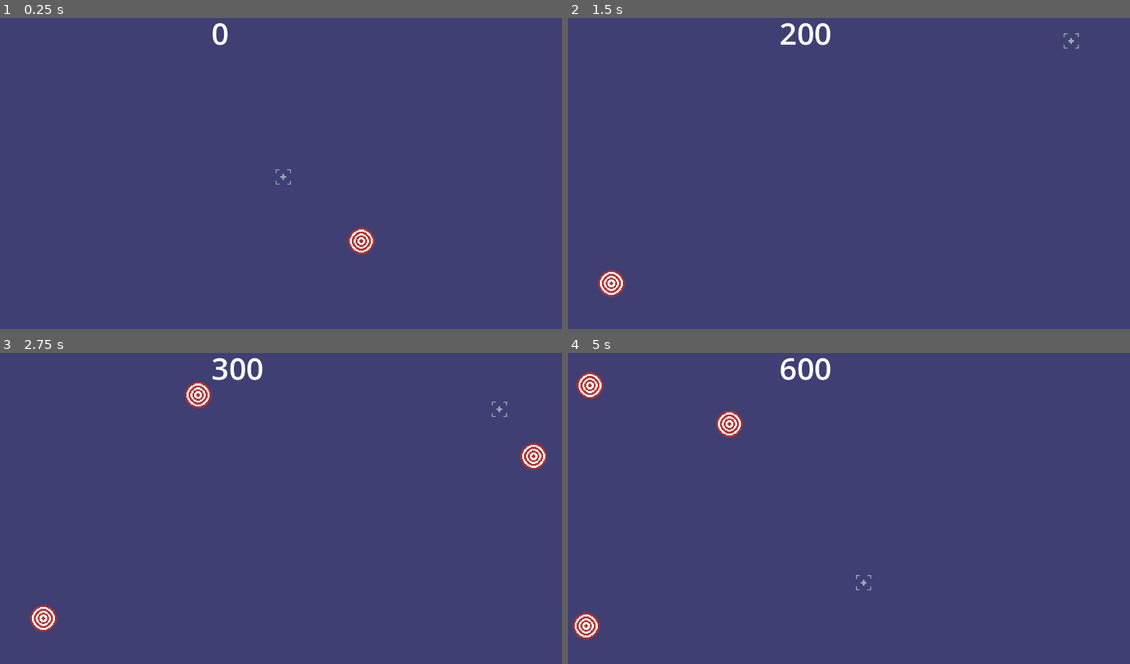
Above: before the commit, frames 1-4 (two rows, left to right).
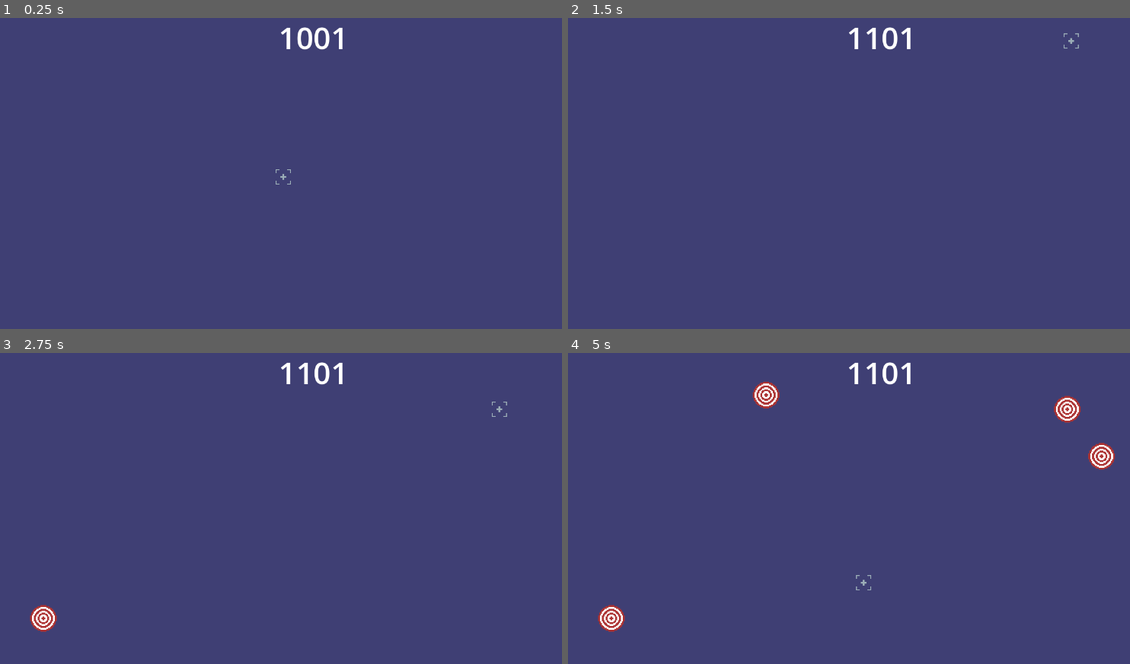
Above: after the commit, the same moments.

Repository: GileL9/godot-aim-trainer
Game: Godot game, scene res://main.tscn
Same seed, same stepped clock (60 frames per second), same inputs: the game is played once before the commit and once after it.
Inputs (mouse positions are in pixels of both pictures, inside the frame that each line leads up to):
- Up to frame 1 (0.25 s): no input
- Up to frame 2 (1.5 s): tap Enter at 0.5 s; move the mouse to (927, 241) at 0.52 s; click (927, 241) at 0.67 s; move the mouse to (1073, 39) at 1.27 s; click (1073, 39) at 1.42 s
- Up to frame 3 (2.75 s): move the mouse to (500, 408) at 2.02 s; click (500, 408) at 2.17 s
- Up to frame 4 (5 s): move the mouse to (1101, 455) at 2.77 s; click (1101, 455) at 2.92 s; tap Space at 3.5 s; move the mouse to (764, 396) at 3.52 s; click (764, 396) at 3.67 s; move the mouse to (865, 583) at 4.27 s; click (865, 583) at 4.42 s

The runs differ from the first frame. In frame 1, 0.8% of the frame differs, in the area x 37-67%, y 1-77%; in frame 2, 0.9%; in frame 3, 1.3%; in frame 4, 2.9%, in the area x 0-98%, y 1-93%.

Commit message:
fixed hitbox, added score

Diff:
--- a/keeping_score.gd
+++ b/keeping_score.gd
@@ -1,4 +1,10 @@
 extends Node
 
 
-var score = 0
+var score = 1001
+var level = 1
+
+func _process(delta: float) -> void:
+	if (score >= 1000):
+		level = level + 1
+		pass
--- a/main.tscn
+++ b/main.tscn
@@ -13,15 +13,6 @@
 offset_bottom = 40.0
 texture = ExtResource("1_ig7tw")
 
-[node name="Label" type="Label" parent="background"]
-layout_mode = 0
-offset_left = 489.0
-offset_top = 13.0
-offset_right = 793.0
-offset_bottom = 126.0
-theme_override_font_sizes/font_size = 64
-script = ExtResource("2_lquwl")
-
 [node name="target_parent" type="Node2D" parent="."]
 
 [node name="spawner" type="Node2D" parent="target_parent"]
@@ -29,10 +20,18 @@
 target_scene = ExtResource("3_h2yge")
 
 [node name="spawn_timer" type="Timer" parent="target_parent/spawner"]
-wait_time = 0.5
 autostart = true
 
 [node name="target" parent="target_parent" instance=ExtResource("3_h2yge")]
+visible = false
+
+[node name="Label" type="Label" parent="."]
+offset_left = 630.0
+offset_top = 22.0
+offset_right = 934.0
+offset_bottom = 135.0
+theme_override_font_sizes/font_size = 64
+script = ExtResource("2_lquwl")
 
 [node name="player" parent="." instance=ExtResource("2_0xm2m")]
 
--- a/spawner.gd
+++ b/spawner.gd
@@ -3,18 +3,19 @@
 @onready var timer = $spawn_timer
 
 @export var target_scene : PackedScene
-# Called when the node enters the scene tree for the first time.
+
+var current_level = 1
+
 func _ready() -> void:
 	pass # Replace with function body.
 
 
-# Called every frame. 'delta' is the elapsed time since the previous frame.
 func _process(delta: float) -> void:
 	pass
+
+
 
 
 func _on_spawn_timer_timeout() -> void:
 	var target = target_scene.instantiate()
 	get_parent().add_child(target)
-	print(get_parent())
-	pass # Replace with function body.
--- a/target.gd
+++ b/target.gd
@@ -4,11 +4,11 @@
 @onready var timer = $Area2D/death_timer
 @onready var spawn_timer = $Area2D/spawn_timer
 @onready var label = $"../../background/Label"
-
+var current_level = 1
 # Called when the node enters the scene tree for the first time.
 func _ready() -> void:
 	timer.start()
-	sprite.scale = Vector2(2,2)
+	#sprite.scale = Vector2(2,2)
 	var randomX = randi_range(64,1216)
 	var randomY = randi_range(64, 656)
 	self.position = Vector2(randomX,randomY)
--- a/target.tscn
+++ b/target.tscn
@@ -4,7 +4,7 @@
 [ext_resource type="Texture2D" uid="uid://bmgmpb3pr2my1" path="res://sprites/target.png" id="2_e1yvt"]
 
 [sub_resource type="CircleShape2D" id="CircleShape2D_e1yvt"]
-radius = 16.0
+radius = 28.01785
 
 [node name="target" type="Node2D"]
 script = ExtResource("1_t2jmu")
@@ -13,6 +13,7 @@
 
 [node name="Sprite2D" type="Sprite2D" parent="Area2D"]
 texture_filter = 1
+scale = Vector2(2, 2)
 texture = ExtResource("2_e1yvt")
 
 [node name="CollisionShape2D" type="CollisionShape2D" parent="Area2D"]
